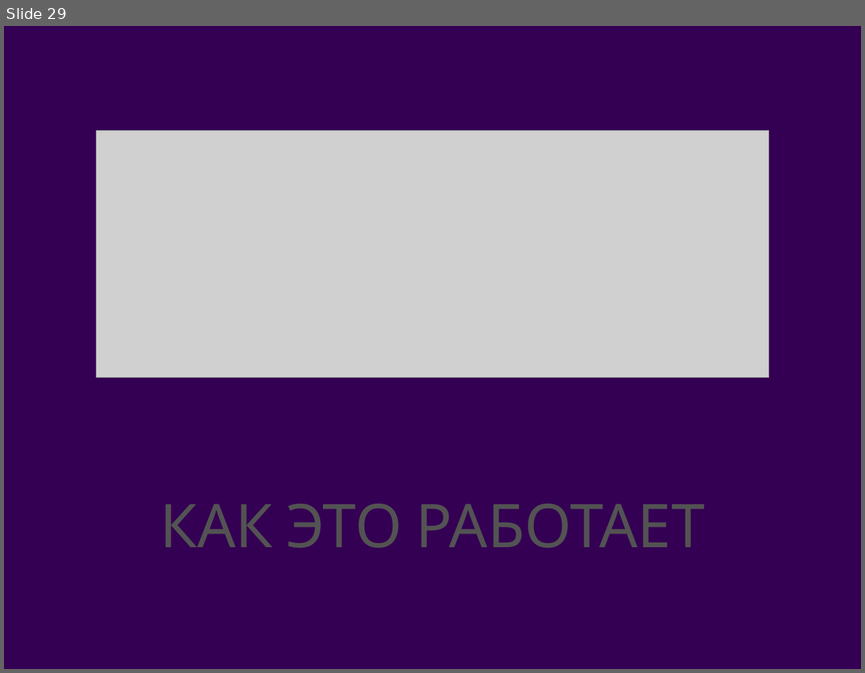
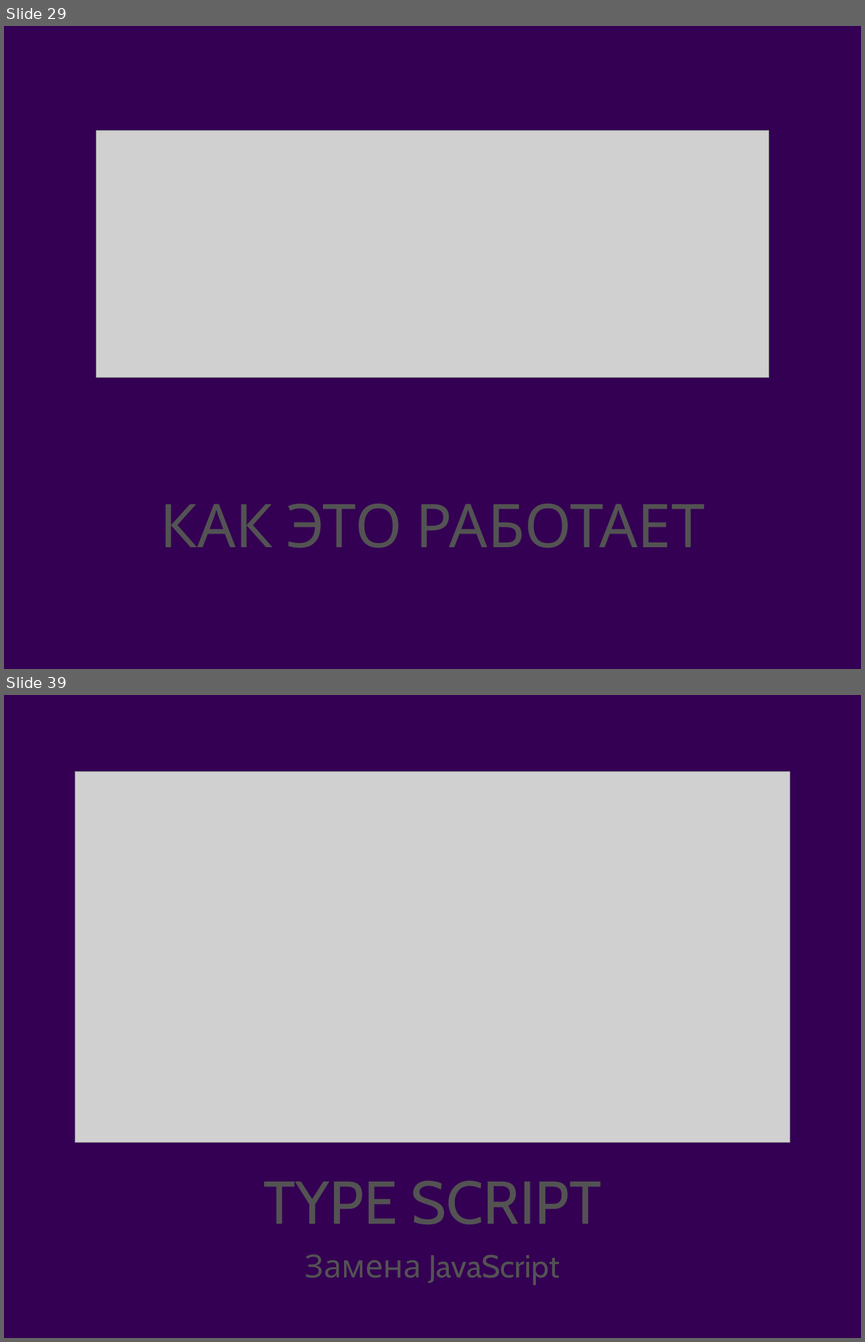
Before and after one commit to andrushkin2/ilBudgetto, a slide deck: dp/presentation.pptx. Shown one above the other, each under a label of ours: slide 29 before the commit, slides 29 and 39 after it; the slides between them are not shown. The pictures are 865x673 and 865x1342 pixels, drawn with LibreOffice and Linux fonts; fonts in the diff are those of the drawing; grey boxes stand for pictures; background and template pictures are left out. Boxes give left, top, right and bottom in pixels: in the first picture for what was removed or moved away, otherwise in the second. Text is boxed around its words. In the diff, an @@ line names an element or a change of style, - is before the commit and + after.

```diff
--- a/dp/presentation.pptx
+++ b/dp/presentation.pptx
@@ slide 39 added at (4, 695, 861, 1338), background picture (left out) @@
@@ picture added at (75, 772, 789, 1142) @@
@@ title added at (263, 1181, 601, 1224), 72 pt, text #535353 @@
+TYPE SCRIPT
@@ text added at (305, 1254, 560, 1285), 38 pt, text #535353 @@
+Замена JavaScript
```
Also in this commit, not shown: 21 slides changed, 21 other slides added, 2 other files.
